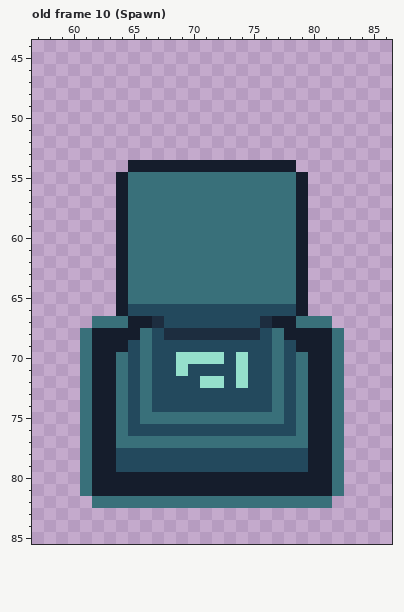
Edited in one commit: pixel-art file (Assets/Animations/Tower.aseprite). The first picture shows the starting point.
144x144 pixels, 16 frames. Shown: old frame 10 (Spawn): x 57..86, y 44..85. The commit also changed other frames, which this record leaves out.
Now the later version:
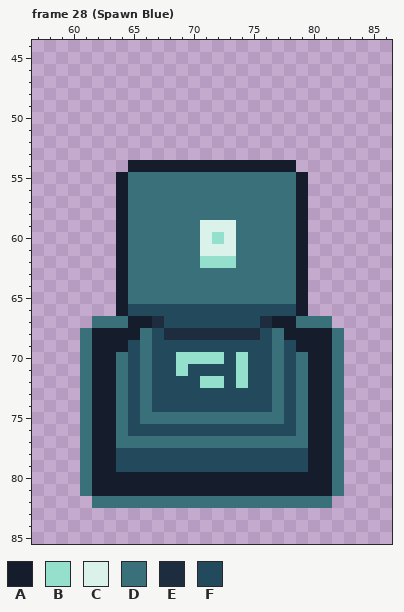
Palette (. is transparent): A #151d2c  B #95e0cc  C #daf2e9  D #39707a  E #1d2d3f  F #23495d
A new or re-ordered frame is compared with the old frame closest to it.
The exact change:
frames 16 -> 33
Changed rows in their new state; - is an unchanged pixel.
Frame 28 (Spawn Blue) is new; against old frame 10 (Spawn), layer "Flattened":
first column x 71:
59 CCC
60 CBC
61 CCC
62 BBB
Pixel boxes of the changes (left, top, right, bottom) in both pictures:
changed: (200, 220, 236, 268)
